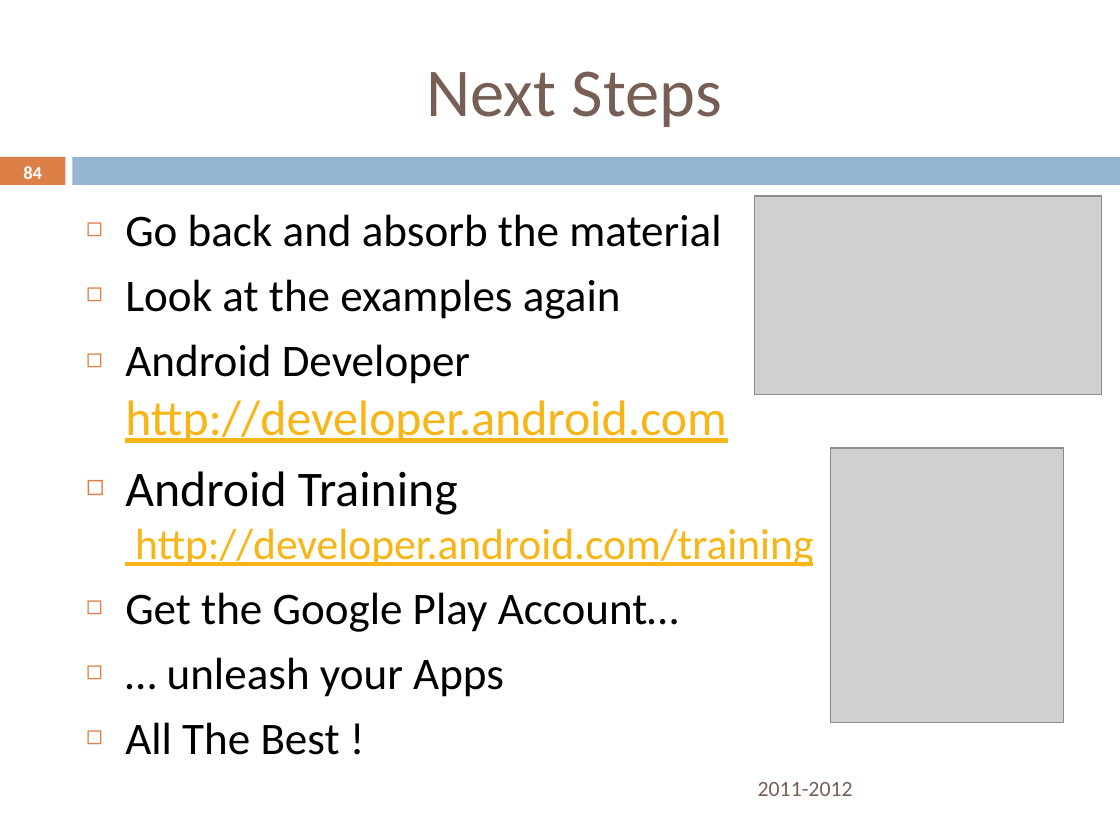
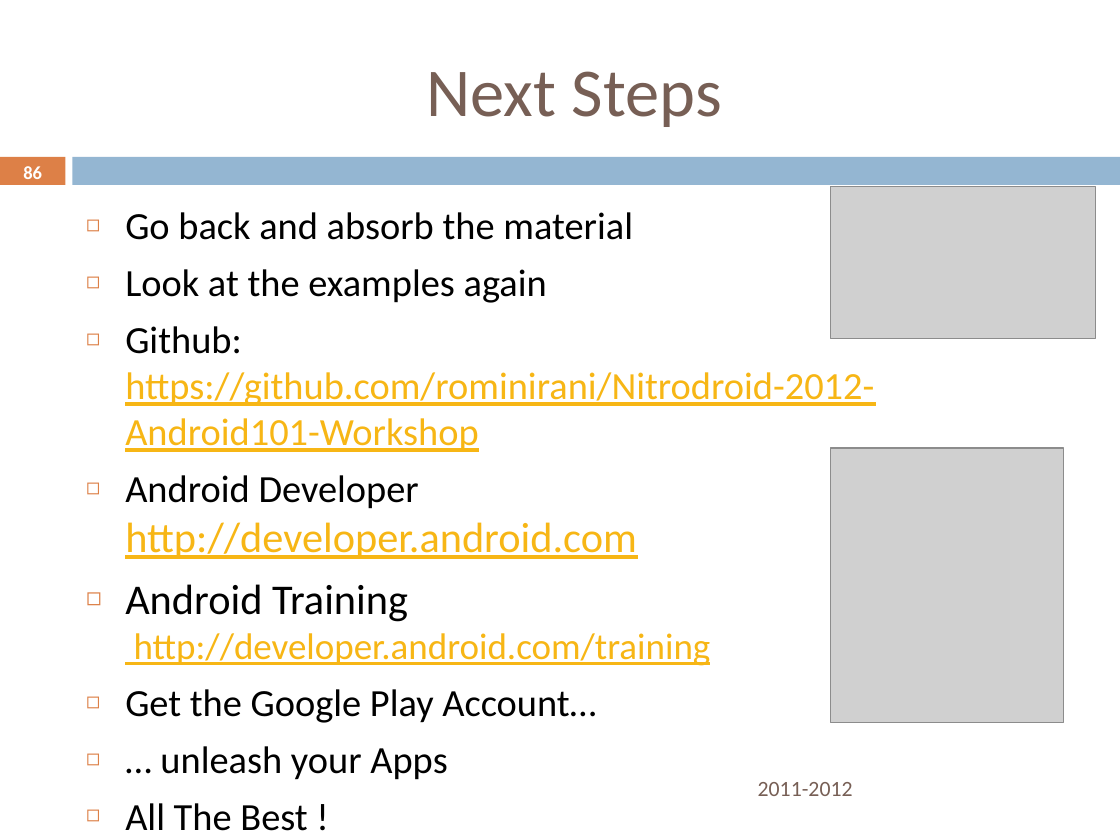
Before and after one commit to rominirani/Nitrodroid-2012-Android101-Workshop, a slide deck: slide 86 of presentation/AndroidDeveloper101Workshop-October6-Nitrodroid-2012-MindStormSoftware.pptx (slide 84 before the commit). Drawn at 1120x840 pixels with LibreOffice and Linux fonts; fonts in the diff are those of the drawing; grey boxes stand for pictures; background and template pictures are left out. Boxes give left, top, right and bottom in pixels: in the first picture for what was removed or moved away, otherwise in the second. Text is boxed around its words. In the diff, an @@ line names an element or a change of style, - is before the commit and + after.

```diff
--- a/presentation/AndroidDeveloper101Workshop-October6-Nitrodroid-2012-MindStormSoftware.pptx
+++ b/presentation/AndroidDeveloper101Workshop-October6-Nitrodroid-2012-MindStormSoftware.pptx
@@ page number at (23, 166, 42, 179): text changed @@
-84
+86
@@ picture: place and size @@
-picture at (755, 196, 1101, 394)
+picture at (831, 187, 1096, 338)
@@ text at (125, 212, 711, 831): size 29 to 24.6 pt in "Go back and absorb the material", "Look at the examples again", "Android Developer", "Get the Google Play Account…" and 2 more places; size 32 to 27.2 pt in "http://developer.android.com", "Android Training"; size 28 to 23.8 pt in "http://developer.android.com/training" @@
@@ text at (125, 326, 874, 452): paragraph added @@
+◻ Github:
+  https://github.com/rominirani/Nitrodroid-2012-Android101-Workshop
```
Also in this commit, not shown: 4 other slides changed, 3 slides added, 1 slide removed, 1 other file.
